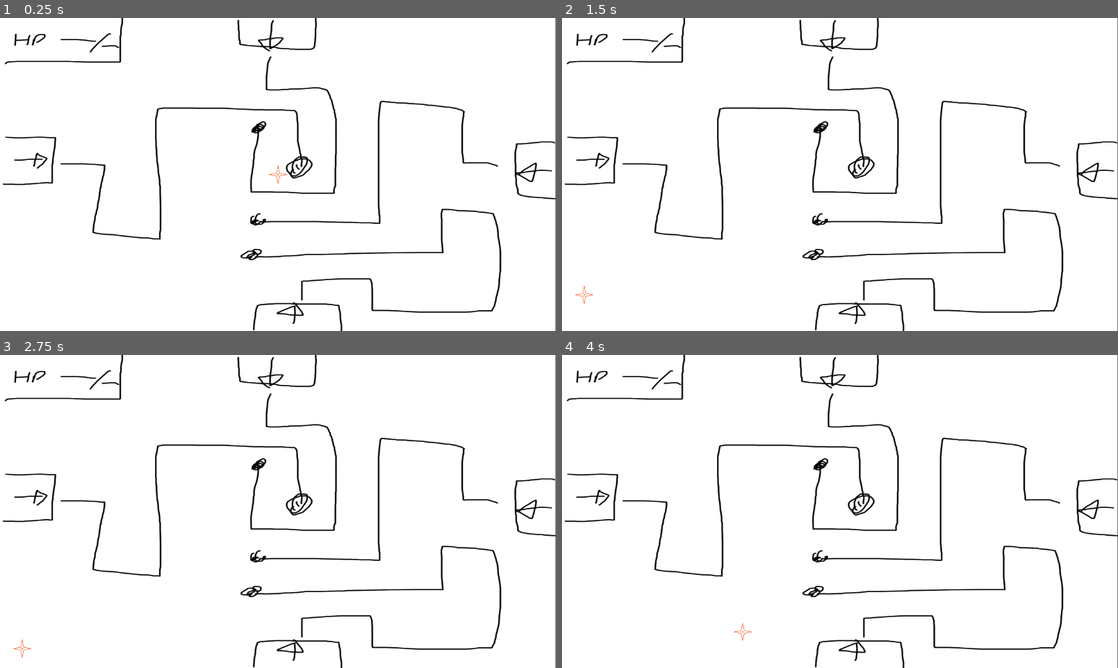
Above: before the commit, frames 1-4 (two rows, left to right).
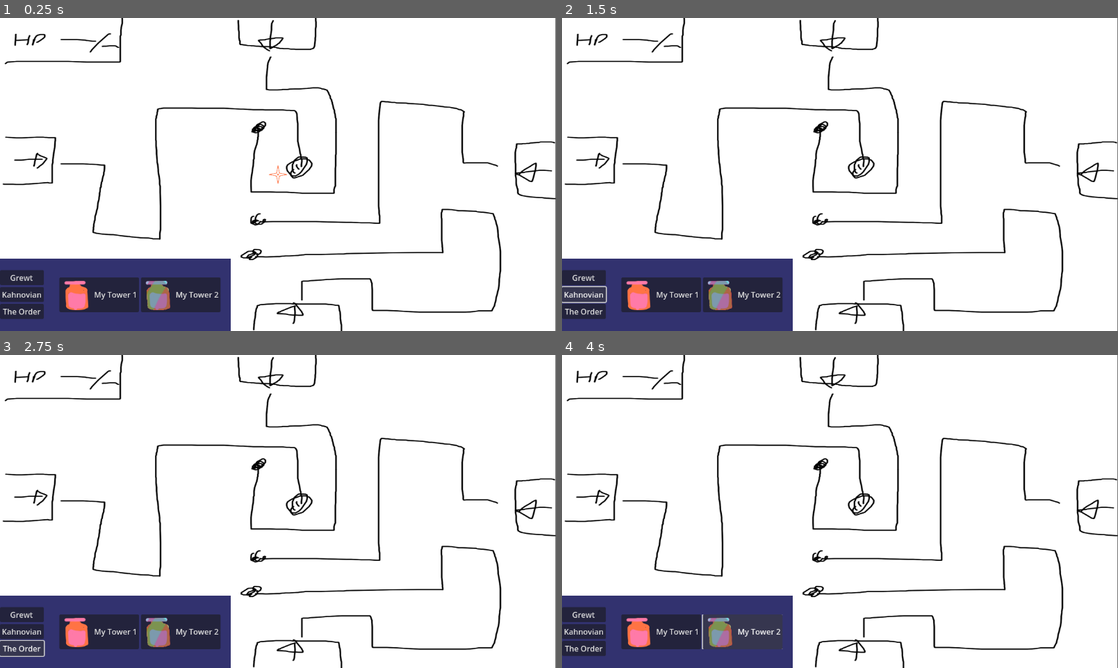
Above: after the commit, the same moments.

Repository: DevFTB/Cataclysm
Game: Godot game, scene res://Scenes/game.tscn
The game is run twice, just before and just after one commit, with the same random seed, the same clock (stepped at 60 frames per second) and the same inputs.
Inputs (mouse positions are in pixels of both pictures, inside the frame that each line leads up to):
- Up to frame 1 (0.25 s): no input
- Up to frame 2 (1.5 s): click (584, 277) at 0.5 s, where only the run after the commit has a clickable "Grewt"; click (584, 293) at 1.25 s, where only the run after the commit has a clickable "Kahnovian"
- Up to frame 3 (2.75 s): click (22, 649) at 2 s, where only the run after the commit has a clickable "The Order"
- Up to frame 4 (4 s): click (662, 630) at 2.75 s, where only the run after the commit has a clickable "My Tower 1"; click (745, 630) at 3.5 s, where only the run after the commit has a clickable "My Tower 2"

The runs differ from the first frame. In frame 1, 9.6% of the frame differs, in the area x 0-42%, y 76-100%; in frame 2, 9.6%; in frame 3, 9.6%; in frame 4, 9.6%.

Commit message:
auto generates buttons

Diff:
--- a/PackedScenes/Tower.tscn
+++ b/PackedScenes/Towers/Tower1.tscn
@@ -1,8 +1,12 @@
-[gd_scene load_steps=2 format=3 uid="uid://b3jh030uaw7tg"]
+[gd_scene load_steps=3 format=3 uid="uid://b4ebwynglgle6"]
 
 [ext_resource type="Texture2D" uid="uid://nydvsnw34eaj" path="res://Resources/Level/Towers/debug_tower.png" id="1_28xor"]
+[ext_resource type="Script" path="res://Scenes/Tower.gd" id="1_a8hxo"]
 
 [node name="Tower" type="Node2D"]
+script = ExtResource("1_a8hxo")
+tower_name = "My Tower 1"
+ui_image = ExtResource("1_28xor")
 
 [node name="Sprite2d" type="Sprite2D" parent="."]
 texture = ExtResource("1_28xor")
--- /dev/null
+++ b/PackedScenes/Towers/Tower2.tscn
@@ -0,0 +1,13 @@
+[gd_scene load_steps=3 format=3 uid="uid://i1182iwtil2o"]
+
+[ext_resource type="Script" path="res://Scenes/Tower.gd" id="1_80n8s"]
+[ext_resource type="Texture2D" uid="uid://bssaw6s7o81s8" path="res://Resources/Level/Towers/debug_tower_2.png" id="1_fvar2"]
+
+[node name="Tower" type="Node2D"]
+script = ExtResource("1_80n8s")
+tower_name = "My Tower 2"
+ui_image = ExtResource("1_fvar2")
+
+[node name="Sprite2d" type="Sprite2D" parent="."]
+texture = ExtResource("1_fvar2")
+script = "My Tower 2"
--- /dev/null
+++ b/PackedScenes/Towers/TowerButton.tscn
@@ -0,0 +1,14 @@
+[gd_scene load_steps=3 format=3 uid="uid://df0ecihsf08u2"]
+
+[ext_resource type="Texture2D" uid="uid://nydvsnw34eaj" path="res://Resources/Level/Towers/debug_tower.png" id="1_iejfk"]
+[ext_resource type="Script" path="res://Scenes/TowerSelectorButton.gd" id="2_gfiaq"]
+
+[node name="Button" type="Button"]
+offset_right = 136.0
+offset_bottom = 72.0
+scale = Vector2(0.5, 0.5)
+size_flags_horizontal = 4
+size_flags_vertical = 4
+text = "Tower 1"
+icon = ExtResource("1_iejfk")
+script = ExtResource("2_gfiaq")
--- /dev/null
+++ b/Scenes/Tower.gd
@@ -0,0 +1,12 @@
+extends Node2D
+
+@export var tower_name : String
+@export var ui_image : Texture2D
+
+# Called when the node enters the scene tree for the first time.
+func _ready():
+	pass # Replace with function body.
+
+# Called every frame. 'delta' is the elapsed time since the previous frame.
+func _process(delta):
+	pass
--- /dev/null
+++ b/Scenes/TowerSelector.gd
@@ -0,0 +1,50 @@
+extends Control
+
+@export var button_parent : NodePath
+@export var button_scene : PackedScene
+@export var towers : Array[PackedScene]
+
+
+# Called when the node enters the scene tree for the first time.
+func _ready():
+	for tower in towers:
+		var packed_state = tower.get_state()
+		for node_idx in packed_state.get_node_count():
+			var node_name = packed_state.get_node_name(node_idx)
+			print("node_name=", node_name)
+			if node_name == "Tower":
+				var tower_name = ""
+				var ui_image : Texture2D
+				for node_prop_idx in packed_state.get_node_property_count(node_idx):
+					var prop_name = packed_state.get_node_property_name(node_idx, node_prop_idx)
+					print ("  node_prop_name=", )
+					var prop_value = packed_state.get_node_property_value(node_idx, node_prop_idx)
+					print ("  node_value=", prop_value)
+					if prop_name == "tower_name":
+						tower_name = prop_value
+
+					if prop_name == "ui_image":
+						ui_image = prop_value
+
+				instance_button(tower, tower_name, ui_image)
+
+	pass # Replace with function body.
+
+func instance_button(tower, tower_name, ui_image):
+	var new_button = button_scene.instantiate()
+
+	new_button.icon = ui_image
+	new_button.text = tower_name
+	new_button.tower = tower
+
+	get_node(button_parent).add_child(new_button)
+	get_node(button_parent).queue_sort()
+
+	pass
+# Called every frame. 'delta' is the elapsed time since the previous frame.
+func _process(delta):
+	pass
+
+func select_tower(tower: PackedScene):
+	get_node("/root/Game/TowerPlacer").tower = tower
+	pass
--- /dev/null
+++ b/Scenes/TowerSelectorButton.gd
@@ -0,0 +1,19 @@
+extends Button
+
+@export var tower: PackedScene
+
+var tower_selector : Control
+# Called when the node enters the scene tree for the first time.
+func _ready():
+	tower_selector = get_node("/root/Game/GUI/TowerSelectionGUI")
+
+	connect("pressed", _on_Pressed)
+	pass # Replace with function body.
+
+func _on_Pressed():
+	print(tower)
+	tower_selector.select_tower(tower)
+	pass
+# Called every frame. 'delta' is the elapsed time since the previous frame.
+func _process(delta):
+	pass
--- a/Scenes/game.tscn
+++ b/Scenes/game.tscn
@@ -1,13 +1,16 @@
-[gd_scene load_steps=7 format=3 uid="uid://beancxtotpcf4"]
+[gd_scene load_steps=10 format=3 uid="uid://c3i8o4wqr5qqm"]
 
 [ext_resource type="Texture2D" uid="uid://cumlq5u7fe28r" path="res://Resources/Level/map1.png" id="1_bx5vf"]
 [ext_resource type="Texture2D" uid="uid://l6bfomveh046" path="res://Resources/UI/cursor.png" id="2_4rqab"]
 [ext_resource type="Script" path="res://Scenes/PlaceableArea.gd" id="2_gh5ds"]
 [ext_resource type="Script" path="res://Scenes/TowerPlacer.gd" id="2_yjuhy"]
-[ext_resource type="PackedScene" uid="uid://b3jh030uaw7tg" path="res://PackedScenes/Tower.tscn" id="4_lj420"]
+[ext_resource type="PackedScene" uid="uid://b4ebwynglgle6" path="res://PackedScenes/Towers/Tower1.tscn" id="4_lj420"]
 [ext_resource type="AudioStream" uid="uid://dj6mhcpxf85lx" path="res://Resources/Level/Towers/tower_placement_sound.wav" id="6_xh4l0"]
+[ext_resource type="Script" path="res://Scenes/TowerSelector.gd" id="7_od436"]
+[ext_resource type="PackedScene" uid="uid://df0ecihsf08u2" path="res://PackedScenes/Towers/TowerButton.tscn" id="8_7bdlq"]
+[ext_resource type="PackedScene" uid="uid://i1182iwtil2o" path="res://PackedScenes/Towers/Tower2.tscn" id="8_mnq4t"]
 
-[node name="Game" type="Node2D"]
+[node name="Game" type="Node"]
 
 [node name="Map" type="Node2D" parent="."]
 
@@ -62,4 +65,78 @@
 [node name="AudioStreamPlayer" type="AudioStreamPlayer" parent="TowerPlacer"]
 stream = ExtResource("6_xh4l0")
 
+[node name="GUI" type="Control" parent="."]
+layout_mode = 3
+anchors_preset = 15
+anchor_right = 1.0
+anchor_bottom = 1.0
+grow_horizontal = 2
+grow_vertical = 2
+mouse_filter = 1
+
+[node name="TowerSelectionGUI" type="Control" parent="GUI"]
+clip_contents = true
+custom_minimum_size = Vector2i(300, 150)
+layout_mode = 3
+anchors_preset = 2
+anchor_top = 1.0
+anchor_bottom = 1.0
+offset_top = -150.0
+offset_right = 478.0
+grow_vertical = 0
+script = ExtResource("7_od436")
+button_parent = NodePath("HSplitContainer/GridContainer")
+button_scene = ExtResource("8_7bdlq")
+towers = [ExtResource("4_lj420"), ExtResource("8_mnq4t")]
+
+[node name="ColorRect" type="ColorRect" parent="GUI/TowerSelectionGUI"]
+anchors_preset = 15
+anchor_right = 1.0
+anchor_bottom = 1.0
+grow_horizontal = 2
+grow_vertical = 2
+color = Color(0.196078, 0.196078, 0.435294, 1)
+
+[node name="HSplitContainer" type="HSplitContainer" parent="GUI/TowerSelectionGUI"]
+anchors_preset = 15
+anchor_right = 1.0
+anchor_bottom = 1.0
+grow_horizontal = 2
+grow_vertical = 2
+
+[node name="VBoxContainer" type="VBoxContainer" parent="GUI/TowerSelectionGUI/HSplitContainer"]
+offset_right = 91.0
+offset_bottom = 150.0
+grow_vertical = 2
+size_flags_horizontal = 4
+alignment = 1
+
+[node name="GrewtTowerButton" type="Button" parent="GUI/TowerSelectionGUI/HSplitContainer/VBoxContainer"]
+offset_top = 24.0
+offset_right = 91.0
+offset_bottom = 55.0
+text = "Grewt"
+
+[node name="KhanovianTowerButton" type="Button" parent="GUI/TowerSelectionGUI/HSplitContainer/VBoxContainer"]
+offset_top = 59.0
+offset_right = 91.0
+offset_bottom = 90.0
+text = "Kahnovian"
+
+[node name="TheOrderTowerButton" type="Button" parent="GUI/TowerSelectionGUI/HSplitContainer/VBoxContainer"]
+offset_top = 94.0
+offset_right = 91.0
+offset_bottom = 125.0
+text = "The Order"
+
+[node name="GridContainer" type="GridContainer" parent="GUI/TowerSelectionGUI/HSplitContainer"]
+clip_contents = true
+offset_left = 290.0
+offset_top = 75.0
+offset_right = 290.0
+offset_bottom = 75.0
+size_flags_horizontal = 4
+size_flags_vertical = 4
+columns = 2
+
 [connection signal="can_place_changed" from="Map/PlaceableArea" to="TowerPlacer" method="_on_placeable_area_can_place_changed"]
--- a/project.godot
+++ b/project.godot
@@ -17,6 +17,7 @@
 
 [display]
 
+window/size/resizable=false
 window/stretch/mode="viewport"
 
 [input]
Binary file added: Resources/Level/Towers/debug_tower_2.png
Not shown, added: Resources/Level/Towers/debug_tower_2.png.import
